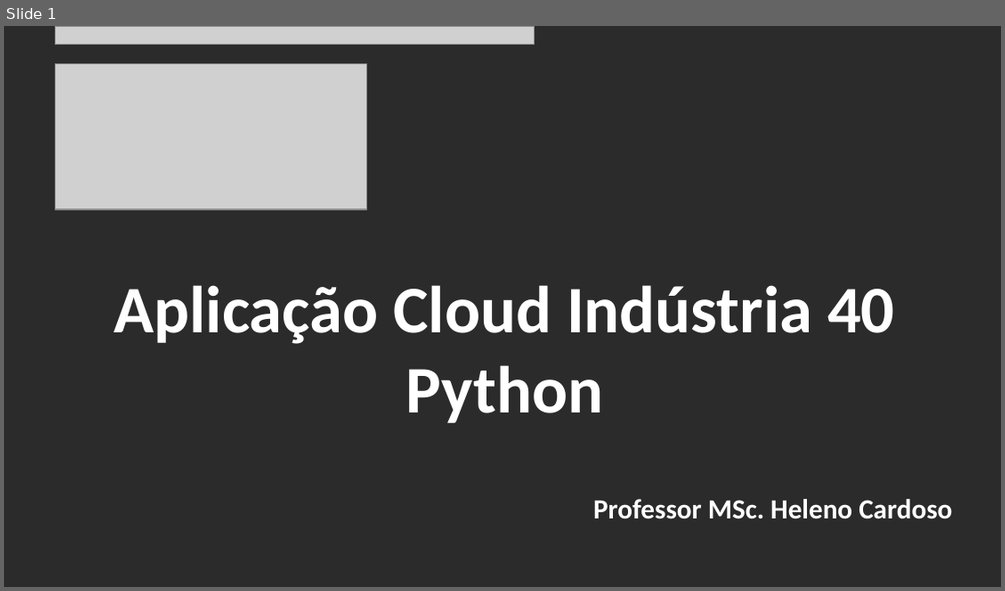
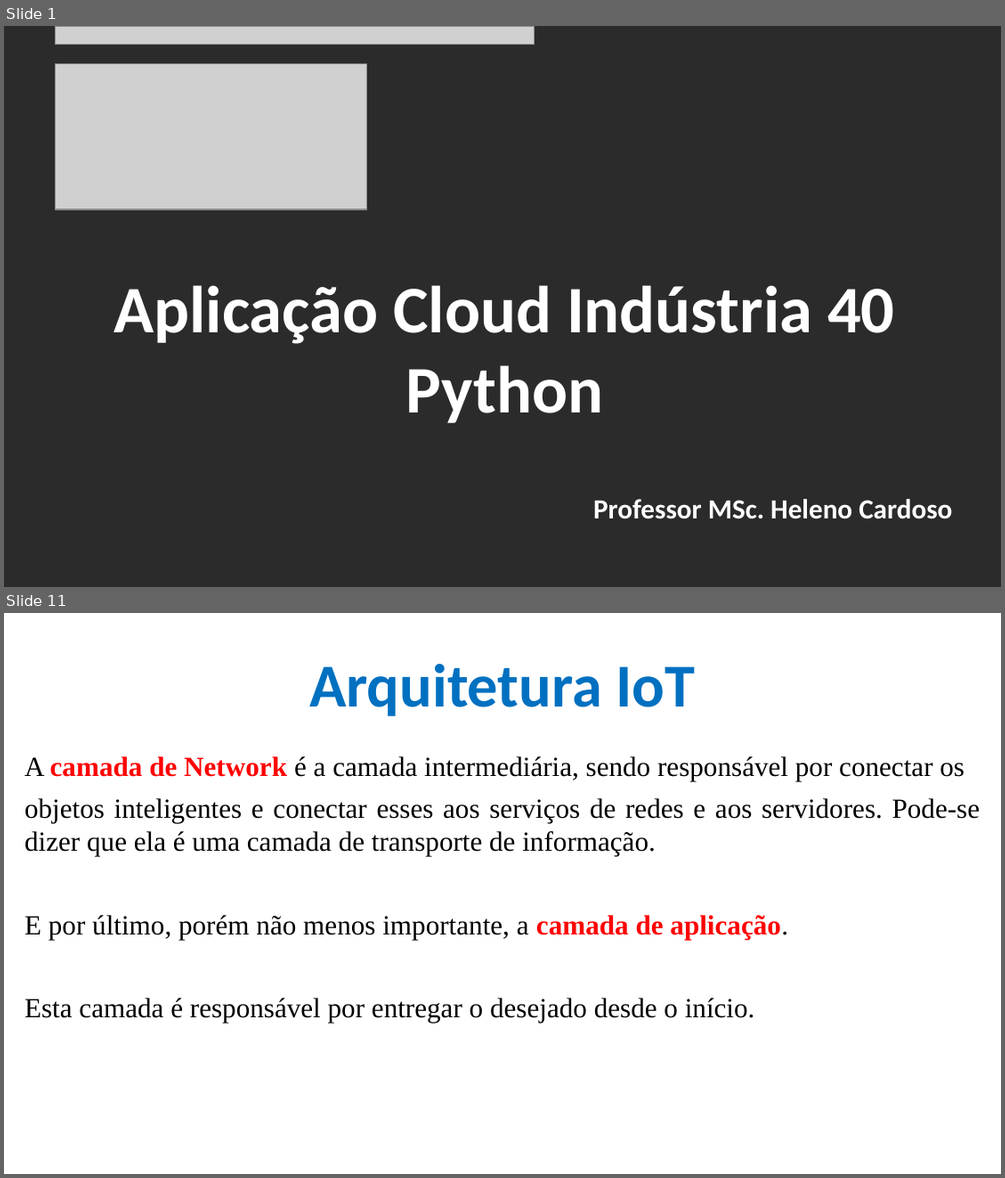
Before and after one commit to CloudEducationBrazil/WydenArea1AplicacaoCloudIndustria40Python, a slide deck: 01 Classes/Aula 01 - Aplicação Cloud Indústria 40 Python.pptx. Shown one above the other, each under a label of ours: slide 1 before the commit, slides 1 and 11 after it; the slides between them are not shown. The pictures are 1005x591 and 1005x1178 pixels, drawn with LibreOffice and Linux fonts; fonts in the diff are those of the drawing; grey boxes stand for pictures; background and template pictures are left out; a plain dark background stands for a picture behind light text. Boxes give left, top, right and bottom in pixels: in the first picture for what was removed or moved away, otherwise in the second. Text is boxed around its words. In the diff, an @@ line names an element or a change of style, - is before the commit and + after.

```diff
--- a/01 Classes/Aula 01 - Aplicação Cloud Indústria 40 Python.pptx
+++ b/01 Classes/Aula 01 - Aplicação Cloud Indústria 40 Python.pptx
@@ slide 11 added at [4, 613, 1001, 1174], background picture (left out) @@
@@ title added at [309, 664, 695, 716], 44 pt, text #0070C0, bold @@
+Arquitetura IoT
@@ text added at [24, 756, 980, 1022], 20 pt, text #000000 @@
+A camada de Network é a camada intermediária, sendo responsável por conectar os
+objetos inteligentes e conectar esses aos serviços de redes e aos servidores. Pode-se dizer que ela é uma camada de transporte de informação.
+E por último, porém não menos importante, a camada de aplicação.
+Esta camada é responsável por entregar o desejado desde o início.
```
Also in this commit, not shown: 7 slides changed, 14 other slides added, 1 slide removed, 2 other files.
